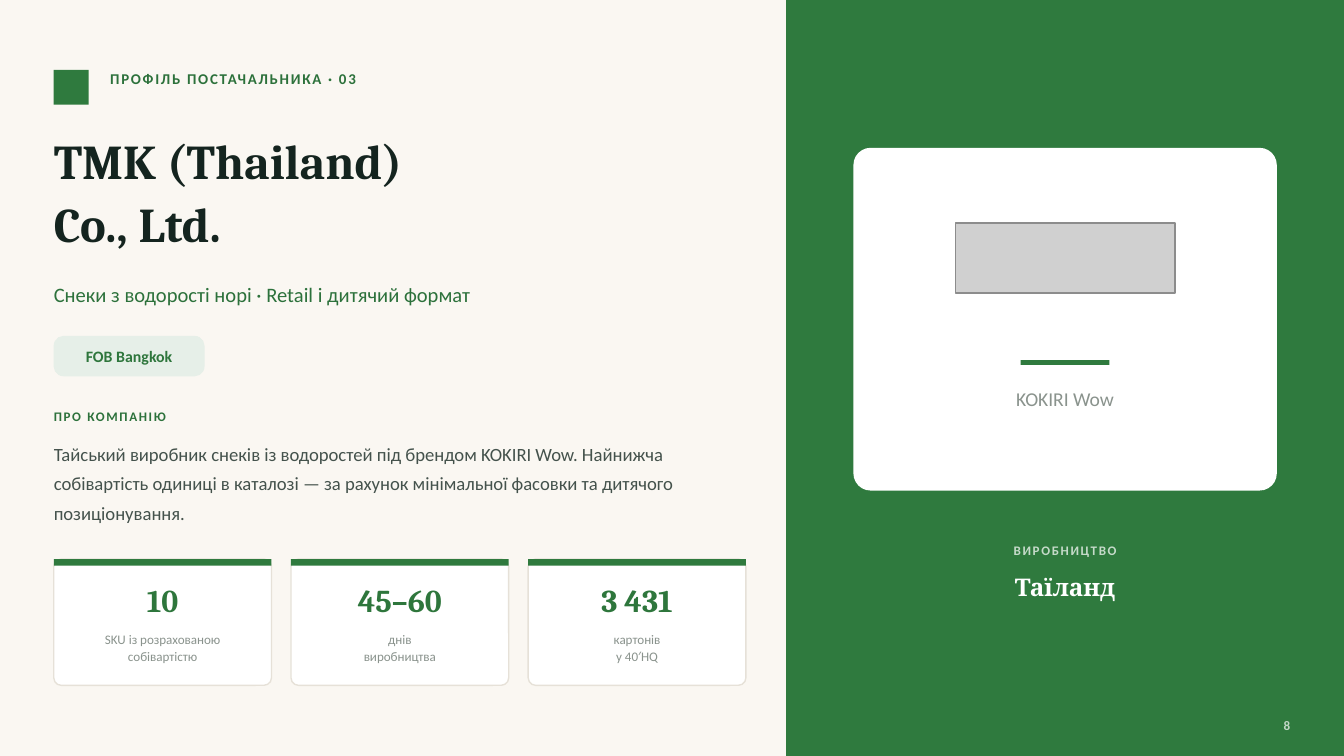
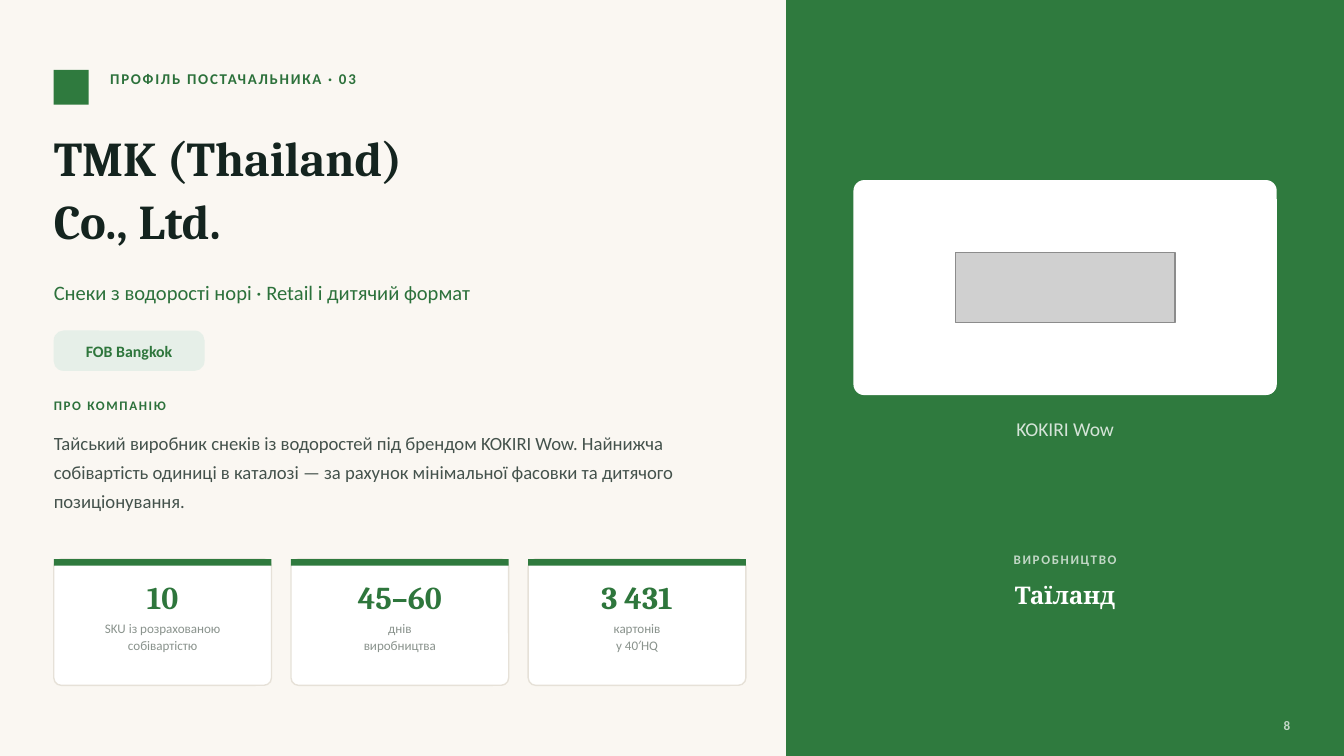
Before and after one commit to IllyaChaplygin/Chaplygin-Illya, a slide deck: slide 8 of presentation/Постачальники_снеків_собівартість.pptx. Drawn at 1344x756 pixels with LibreOffice and Linux fonts; fonts in the diff are those of the drawing; grey boxes stand for pictures. Boxes give left, top, right and bottom in pixels: in the first picture for what was removed or moved away, otherwise in the second. Text is boxed around its words. In the diff, an @@ line names an element or a change of style, - is before the commit and + after.

```diff
--- a/presentation/Постачальники_снеків_собівартість.pptx
+++ b/presentation/Постачальники_снеків_собівартість.pptx
@@ rounded rectangle: place and size @@
-rounded rectangle at box(853, 148, 1277, 491)
+rounded rectangle at box(853, 180, 1277, 395)
@@ picture: place and size @@
-picture at box(956, 223, 1175, 293)
+picture at box(956, 253, 1175, 323)
@@ text "FOB Bangkok": place and size @@
-text "FOB Bangkok" at box(86, 351, 172, 365)
+text "FOB Bangkok" at box(86, 346, 172, 360)
@@ rounded rectangle: place and size @@
-rounded rectangle at box(54, 336, 204, 376)
+rounded rectangle at box(54, 331, 204, 371)
@@ rectangle removed at box(1020, 360, 1109, 366) @@
@@ text "KOKIRI Wow": place and size @@
-text "KOKIRI Wow" at box(1016, 393, 1114, 406)
+text "KOKIRI Wow" at box(1016, 423, 1114, 436)
@@ text "KOKIRI Wow" at box(1016, 423, 1114, 436): text colour #8A938D to #D5E4D8 @@
@@ text "Тайський виробник снеків із водоростей ...": place and size @@
-text "Тайський виробник снеків із водоростей ..." at box(54, 448, 673, 523)
+text "Тайський виробник снеків із водоростей ..." at box(54, 437, 673, 511)
@@ text "Тайський виробник снеків із водоростей ..." at box(54, 437, 673, 511): line spacing 1.32 to 1.3 @@
@@ text "ВИРОБНИЦТВО": place and size @@
-text "ВИРОБНИЦТВО" at box(1014, 546, 1117, 557)
+text "ВИРОБНИЦТВО" at box(1014, 555, 1117, 566)
@@ text "ВИРОБНИЦТВО" at box(1014, 555, 1117, 566): text colour #C5DAC9 to #C1D7C5 @@
@@ text "Таїланд": place and size @@
-text "Таїланд" at box(1015, 578, 1116, 601)
+text "Таїланд" at box(1015, 586, 1116, 609)
@@ 4 texts: place and size @@
-4 texts at box(54, 412, 661, 663)
+4 texts at box(54, 401, 661, 652)
@@ line spacing 1.14 to 1.12 in 3 elements at box(105, 624, 220, 652), box(364, 624, 436, 652), box(614, 624, 661, 652) @@
```
Also in this commit, not shown: 3 other slides changed, 15 other files.
